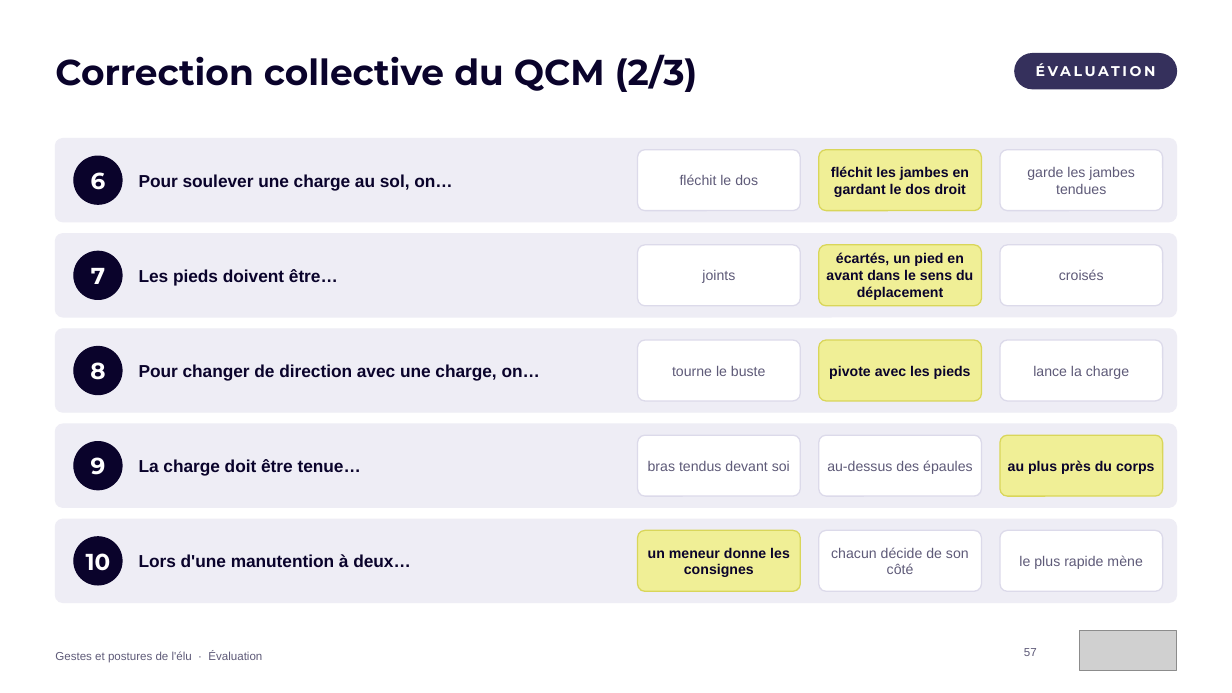
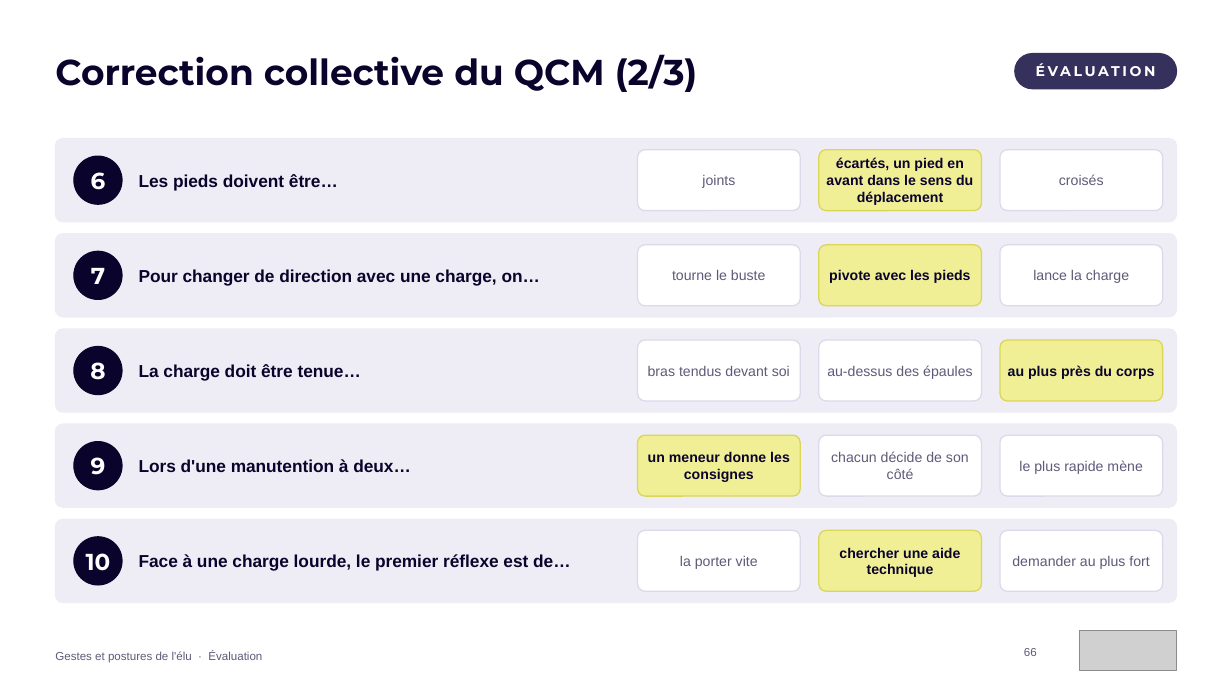
Before and after one commit to maxencedruellefourniez-prog/jefferco-pellets-prospects, a slide deck: slide 66 of formations/Formation_Gestes_et_postures_de_l_elu_ENMA.pptx (slide 57 before the commit). Drawn at 1232x693 pixels with LibreOffice and Linux fonts; fonts in the diff are those of the drawing; grey boxes stand for pictures. Boxes give left, top, right and bottom in pixels: in the first picture for what was removed or moved away, otherwise in the second. Text is boxed around its words. In the diff, an @@ line names an element or a change of style, - is before the commit and + after.

```diff
--- a/formations/Formation_Gestes_et_postures_de_l_elu_ENMA.pptx
+++ b/formations/Formation_Gestes_et_postures_de_l_elu_ENMA.pptx
@@ text removed at bbox=[139, 174, 452, 190] @@
-Pour soulever une charge au sol, on…
@@ text removed at bbox=[680, 174, 758, 185] @@
-fléchit le dos
@@ text removed at bbox=[831, 166, 969, 197] @@
-fléchit les jambes en gardant le dos droit
@@ text removed at bbox=[1027, 167, 1135, 194] @@
-garde les jambes tendues
@@ 16 texts: place and size @@
-16 texts at bbox=[139, 252, 1154, 577]
+16 texts at bbox=[139, 157, 1154, 482]
@@ fill #F0EF96 to #FFFFFF; outline #D9D65A 1 pt to #DCDAEA 1 pt in 3 elements at bbox=[819, 340, 982, 401], bbox=[1000, 435, 1163, 496], bbox=[638, 531, 800, 592] @@
@@ fill #FFFFFF to #F0EF96; outline #DCDAEA 1 pt to #D9D65A 1 pt in 3 elements at bbox=[1000, 340, 1163, 401], bbox=[638, 435, 800, 496], bbox=[819, 531, 982, 592] @@
@@ text added at bbox=[139, 554, 570, 571], 13.5 pt, text #0A032B, bold @@
+Face à une charge lourde, le premier réflexe est de…
@@ text added at bbox=[680, 556, 758, 569], 11 pt, text #5E5A78 @@
+la porter vite
@@ text added at bbox=[839, 547, 960, 577], 11 pt, text #0A032B, bold @@
+chercher une aide technique
@@ text added at bbox=[1012, 556, 1149, 569], 11 pt, text #5E5A78 @@
+demander au plus fort
@@ page number at bbox=[1024, 648, 1037, 656]: text changed @@
-57
+66
```
Also in this commit, not shown: 43 other slides changed, 10 slides added, 1 other file.
